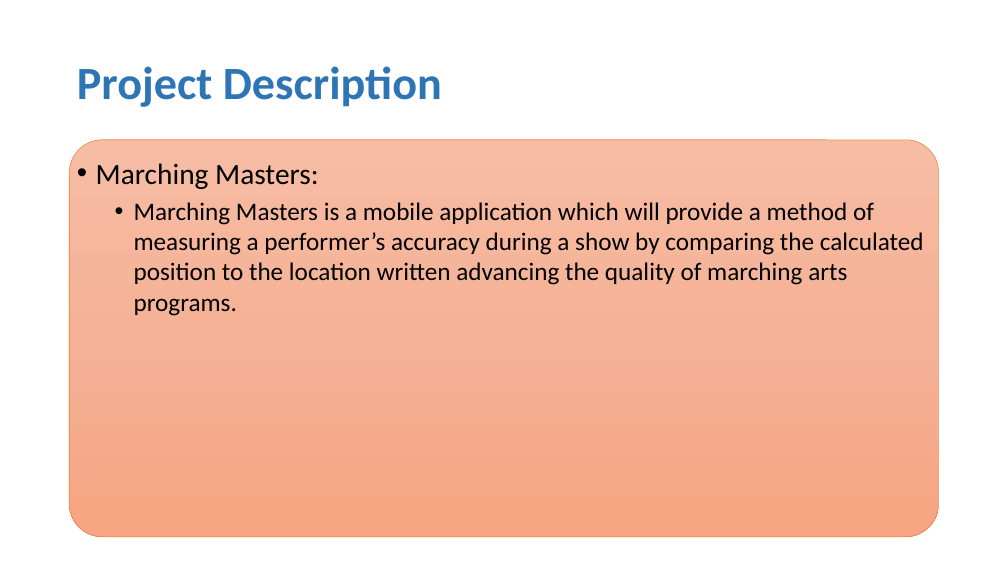
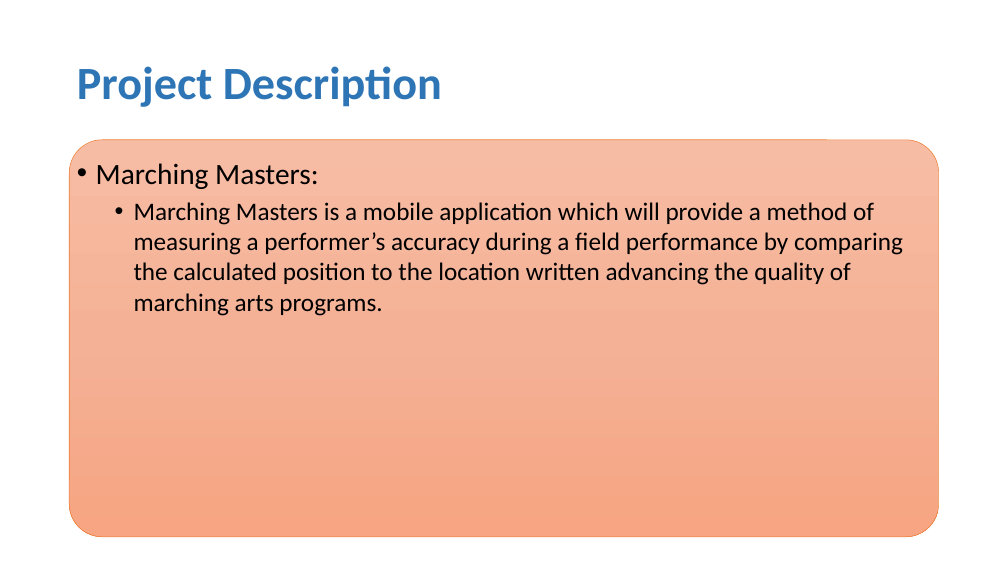
Before and after one commit to Bbulicki/MarchingMasters, a slide deck: slide 3 of Documents/Meeting Updates/MarchingMasters-1006.pptx. Drawn at 1008x567 pixels with LibreOffice and Linux fonts; fonts in the diff are those of the drawing. Boxes give left, top, right and bottom in pixels: in the first picture for what was removed or moved away, otherwise in the second. Text is boxed around its words. In the diff, an @@ line names an element or a change of style, - is before the commit and + after.

```diff
--- a/Documents/Meeting Updates/MarchingMasters-1006.pptx
+++ b/Documents/Meeting Updates/MarchingMasters-1006.pptx
@@ text at box(134, 202, 903, 316): text changed @@
-  • Marching Masters is a mobile application which will provide a method of measuring a performer’s accuracy during a show by comparing the calculated position to the location written advancing the quality of marching arts programs.
+  • Marching Masters is a mobile application which will provide a method of measuring a performer’s accuracy during a field performance by comparing the calculated position to the location written advancing the quality of marching arts programs.
```
Also in this commit, not shown: 1 other file.
